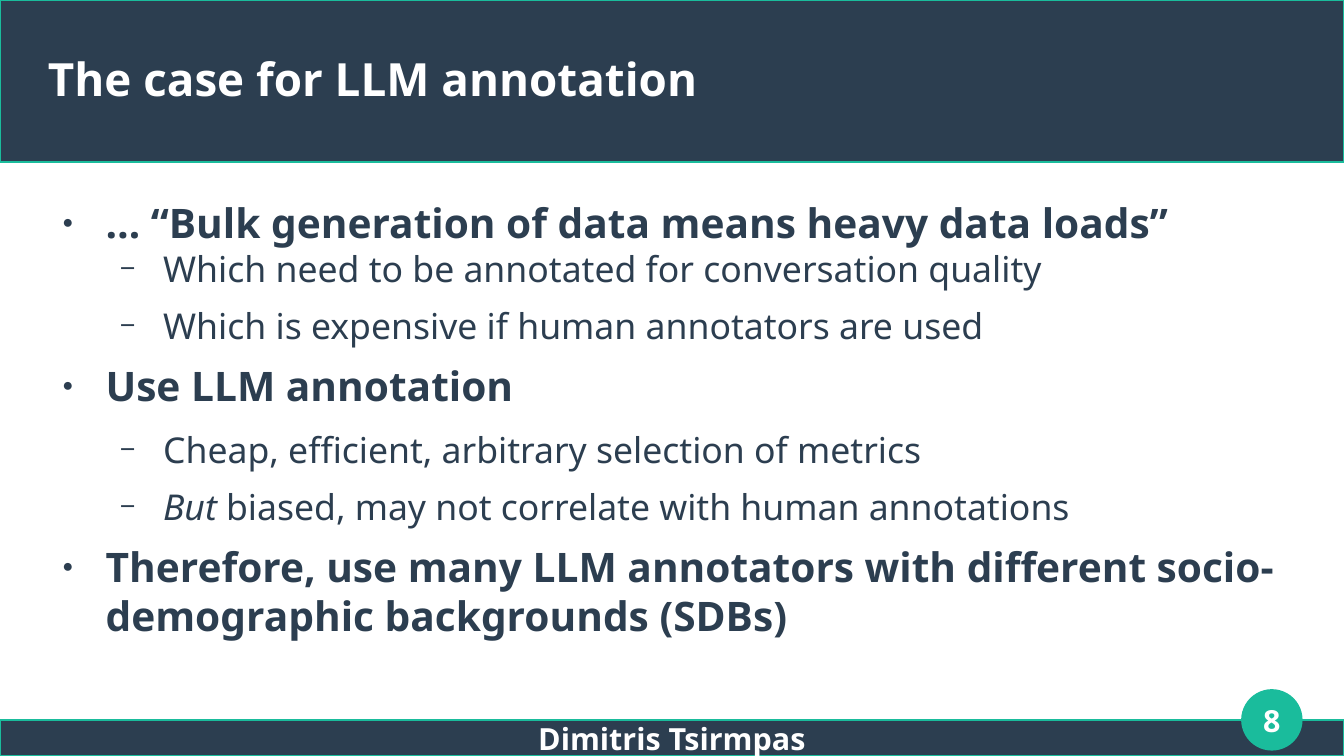
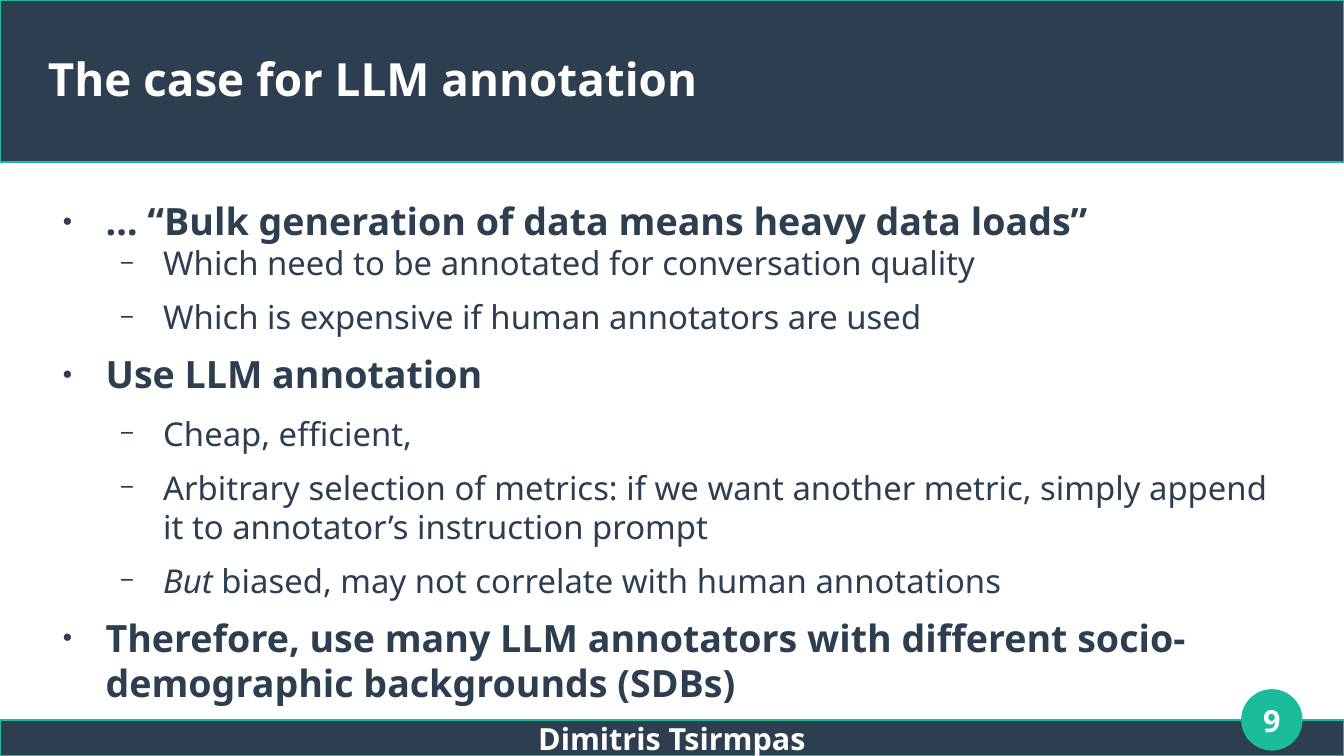
Before and after one commit to dimits-ts/llm_moderation_research, a slide deck: slide 9 of presentations/thesis.odp (slide 8 before the commit). Drawn at 1344x756 pixels with LibreOffice and Linux fonts; fonts in the diff are those of the drawing. Boxes give left, top, right and bottom in pixels: in the first picture for what was removed or moved away, otherwise in the second. Text is boxed around its words. In the diff, an @@ line names an element or a change of style, - is before the commit and + after.

```diff
--- a/presentations/thesis.odp
+++ b/presentations/thesis.odp
@@ text at bbox=[106, 206, 1185, 706]: size 24 to 22.2 pt in "… “Bulk generation of data means heavy ...", "Use LLM annotation", "Therefore, use many LLM annotators with different ..."; size 21 to 19.4 pt in "Which need to be annotated for conversation ...", "Which is expensive if human annotators are ...", "But biased, may not correlate with human ..." @@
@@ text at bbox=[163, 421, 1267, 547]: text changed; size 21 to 19.4 pt @@
-  − Cheap, efficient, arbitrary selection of metrics
+  − Cheap, efficient,
+  − Arbitrary selection of metrics: if we want another metric, simply append it to annotator’s instruction prompt
@@ page number at bbox=[1263, 710, 1280, 733]: text changed @@
-8
+9
```
Also in this commit, not shown: 13 other slides changed, 7 slides added, 1 slide removed.
